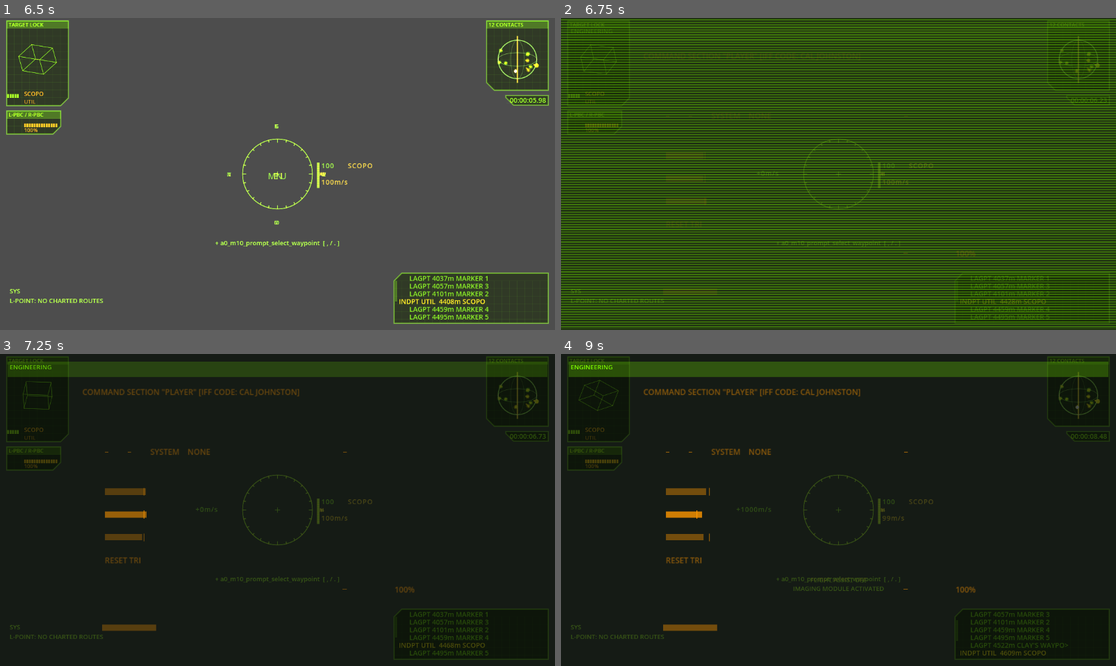
Above: before the commit, frames 1-4 (two rows, left to right).
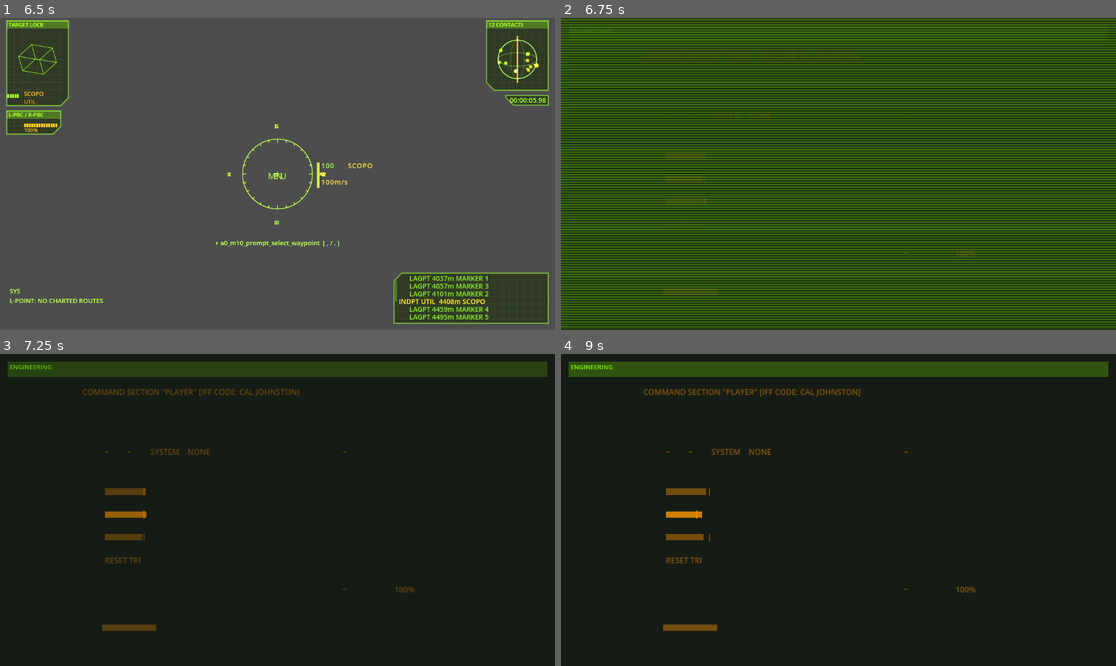
Above: after the commit, the same moments.

Repository: jleclanche/iw2-remaster
Game: Godot game, scene res://scenes/main.tscn
The game is run twice, just before and just after one commit, with the same random seed, the same clock (stepped at 60 frames per second) and the same inputs.
Inputs (mouse positions are in pixels of both pictures, inside the frame that each line leads up to):
- Up to frame 1 (6.5 s): tap Enter at 0.5 s; drag from (277, 174) to (333, 105) at 0.52 s; move the mouse to (249, 174) at 1.27 s; hold Up 1.28-5.78 s; tap Keypad Enter at 1.35 s; tap Space at 1.52, 1.82, 3.02, 3.32, 3.77, 4.07, 4.52, 4.82, 6.02, 6.32 s; move the mouse to (288, 167) at 2.02 s; tap Backspace at 2.1 s; move the mouse to (271, 180) at 2.77 s; tap O at 2.85 s; click (271, 180) at 2.92 s; move the mouse to (316, 177) at 3.52 s; tap M at 3.6 s; move the mouse to (233, 170) at 4.27 s; tap L at 4.35 s; move the mouse to (283, 174) at 5.02 s; tap E at 5.1 s; click (283, 174) at 5.17 s; move the mouse to (255, 167) at 5.77 s; hold Right from 5.78 s (still down); tap 1 at 5.85 s
- Up to frame 2 (6.75 s): move the mouse to (866, 174) at 6.52 s; release Right at 6.53 s; hold Up from 6.53 s (still down); tap 9 at 6.6 s
- Up to frame 3 (7.25 s): keep holding Up; tap Space at 6.77, 7.07 s
- Up to frame 4 (9 s): move the mouse to (810, 510) at 7.27 s; tap N at 7.35 s; click (810, 510) at 7.42 s; tap Space at 7.52, 7.82 s; move the mouse to (849, 503) at 8.02 s; tap U at 8.1 s; move the mouse to (832, 516) at 8.77 s; release Up at 8.78 s; hold Left from 8.78 s (still down); tap Z at 8.85 s

Frame 1 is identical in both runs. In frame 2, 1.2% of the frame differs, in the area x 1-99%, y 0-98%; in frame 3, 1.8%; in frame 4, 1.9%.
Error in both runs: Unable to iterate on object of type 'Nil'. (res://scripts/pog/natives/world.gd:385)

Commit message:
HUD: an open menu element replaces the flight HUD (#35)
The user-supplied captures show the TRI page and the starmap with NO
reticle, MFD or right-hand stack -- the mode page and its caption band
are the whole screen. Ours kept drawing the flight HUD beneath the
page; hud._draw now yields entirely while a hud_menu_* element is up.

Co-Authored-By: Claude Fable 5 <noreply@anthropic.com>

Diff:
--- a/game/scripts/hud.gd
+++ b/game/scripts/hud.gd
@@ -354,6 +354,11 @@
 
 func _draw() -> void:
 	if not hud_up():
+		return
+	# an open menu element REPLACES the flight HUD (issue #35, from the
+	# original's captures: the TRI and the starmap show only the page and
+	# its caption band -- no reticle, no MFD, no right-hand stack)
+	if screen != "":
 		return
 	var c := _screen() / 2.0
 	var based: bool = main.get("base_root") != null
